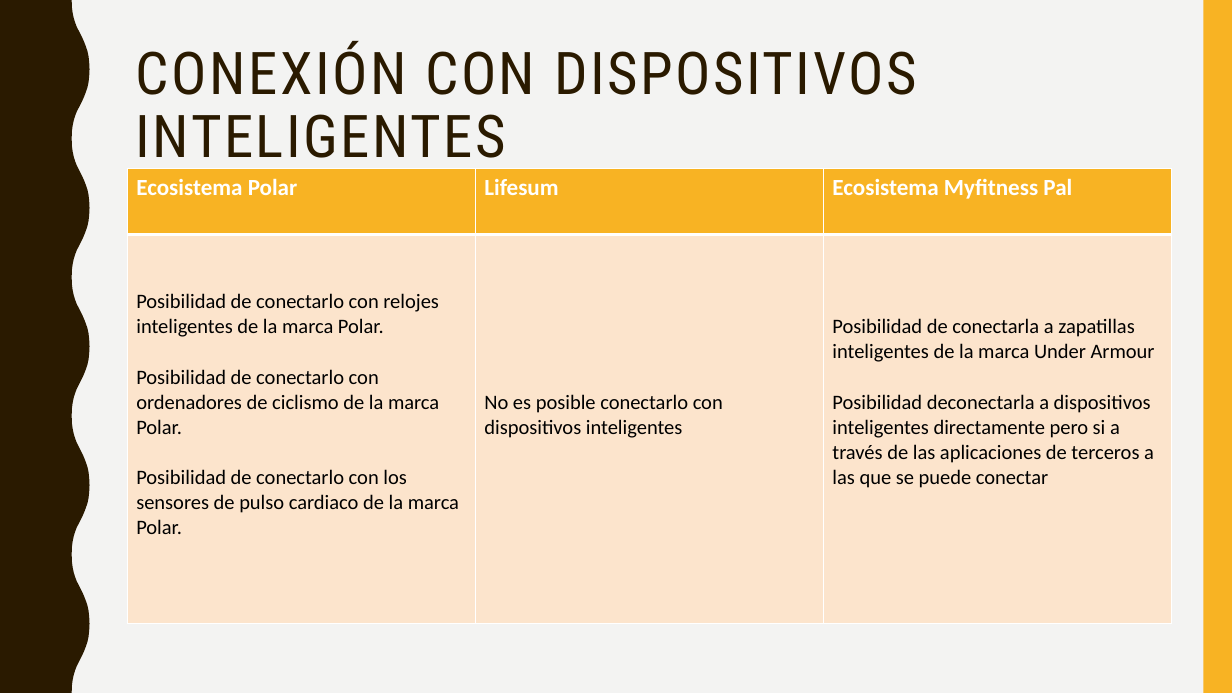
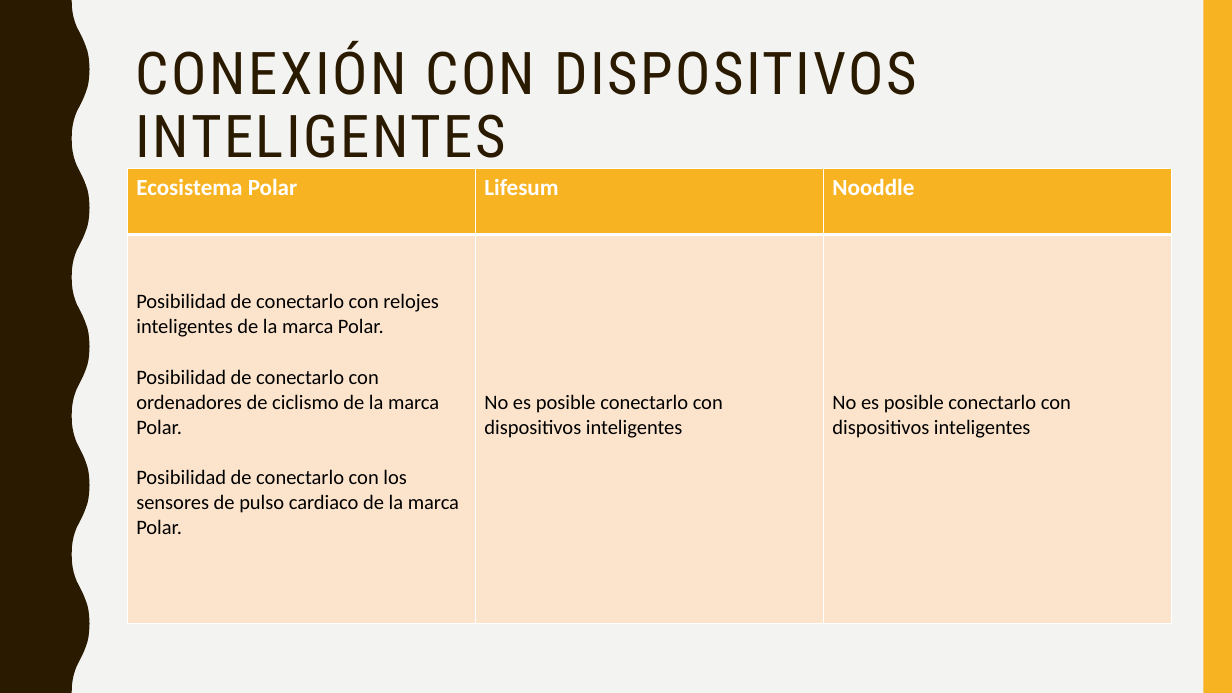
Before and after one commit to drzkn/TFM, a slide deck: slide 7 of Investigación/Benchmark/Benchmark aplicaciones.pptx. Drawn at 1232x693 pixels with LibreOffice and Linux fonts; fonts in the diff are those of the drawing. Boxes give left, top, right and bottom in pixels: in the first picture for what was removed or moved away, otherwise in the second. Text is boxed around its words. In the diff, an @@ line names an element or a change of style, - is before the commit and + after.

```diff
--- a/Investigación/Benchmark/Benchmark aplicaciones.pptx
+++ b/Investigación/Benchmark/Benchmark aplicaciones.pptx
@@ table at (x1=128, y1=169, x2=1173, y2=623) @@
-row 1, column 3: Ecosistema Myfitness Pal
+row 1, column 3: Nooddle
-row 2, column 3: Posibilidad de conectarla a zapatillas inteligentes de la marca Under Armour / Posibilidad deconectarla a dispositivos inteligentes directamente pero si a través de las aplicaciones de terceros a las que se puede conectar
+row 2, column 3: No es posible conectarlo con dispositivos inteligentes
```
Also in this commit, not shown: 6 other slides changed, 21 other files.
